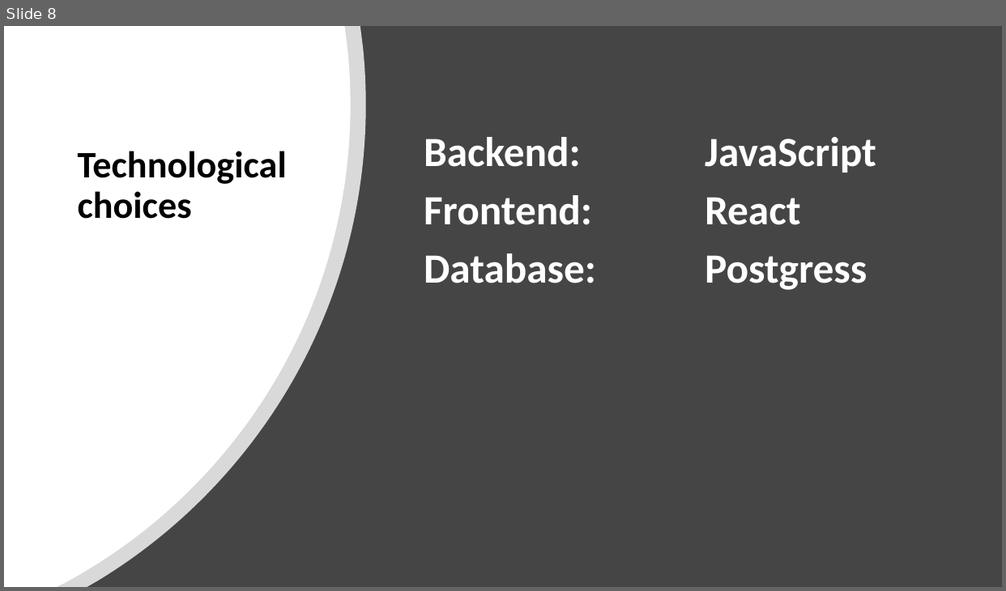
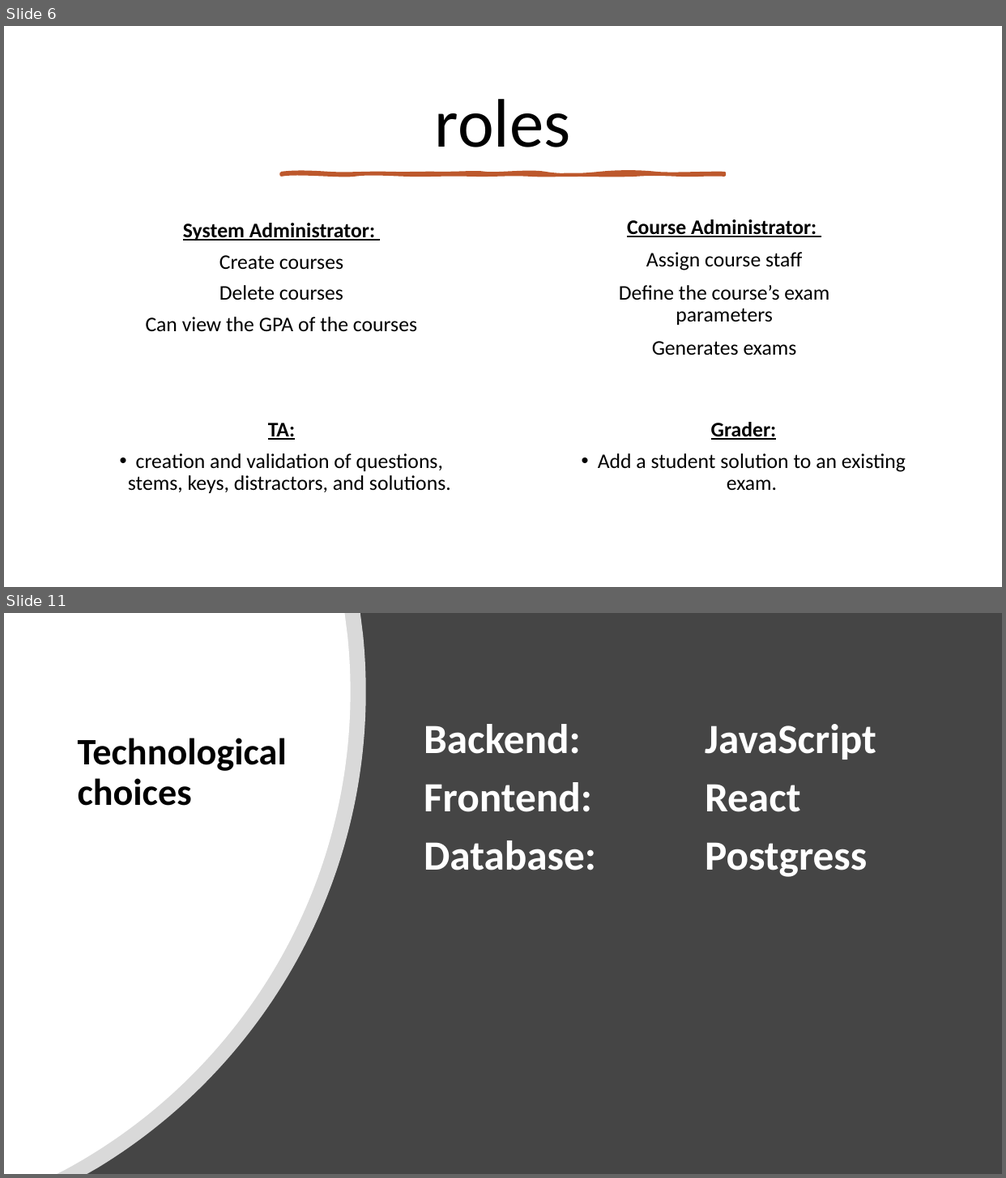
Before and after one commit to RoiTief/Exam-Management-System, a slide deck: docs/Proof of concept presentation.pptx. Shown one above the other, each under a label of ours: slide 8 before the commit, slides 6 and 11 after it; the slides between them are not shown. The pictures are 1006x591 and 1006x1178 pixels, drawn with LibreOffice and Linux fonts; fonts in the diff are those of the drawing. Boxes give left, top, right and bottom in pixels: in the first picture for what was removed or moved away, otherwise in the second. Text is boxed around its words. In the diff, an @@ line names an element or a change of style, - is before the commit and + after.

```diff
--- a/docs/Proof of concept presentation.pptx
+++ b/docs/Proof of concept presentation.pptx
@@ slide 6 added at bbox=[4, 26, 1002, 587], background #FFFFFF @@
@@ title added at bbox=[435, 99, 570, 148], 66 pt, text #000000 @@
+roles
@@ freeform shape added at bbox=[282, 173, 725, 175], fill #BD582C, outline #BD582C 3.25 pt @@
@@ text added at bbox=[619, 220, 829, 356], 20 pt, text #000000 @@
+Course Administrator:
+Assign course staff
+Define the course’s exam parameters
+Generates exams
@@ text added at bbox=[146, 223, 417, 332], 20 pt, text #000000 @@
+System Administrator:
+Create courses
+Delete courses
+Can view the GPA of the courses
@@ text added at bbox=[128, 423, 451, 493], 20 pt, text #000000 @@
+TA:
+• creation and validation of questions, stems, keys, distractors, and solutions.
@@ text added at bbox=[598, 422, 906, 490], 20 pt, text #000000 @@
+Grader:
+• Add a student solution to an existing exam.
@@ what was slide 8 is now slide 11 @@
```
Also in this commit, not shown: 11 slides changed, 6 other slides added.
